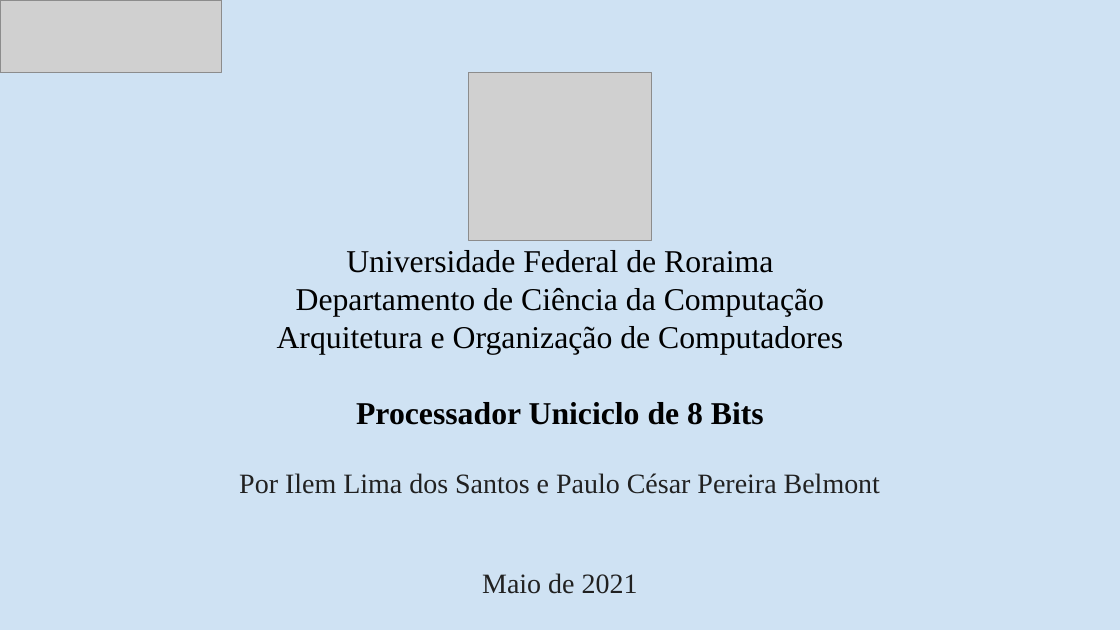
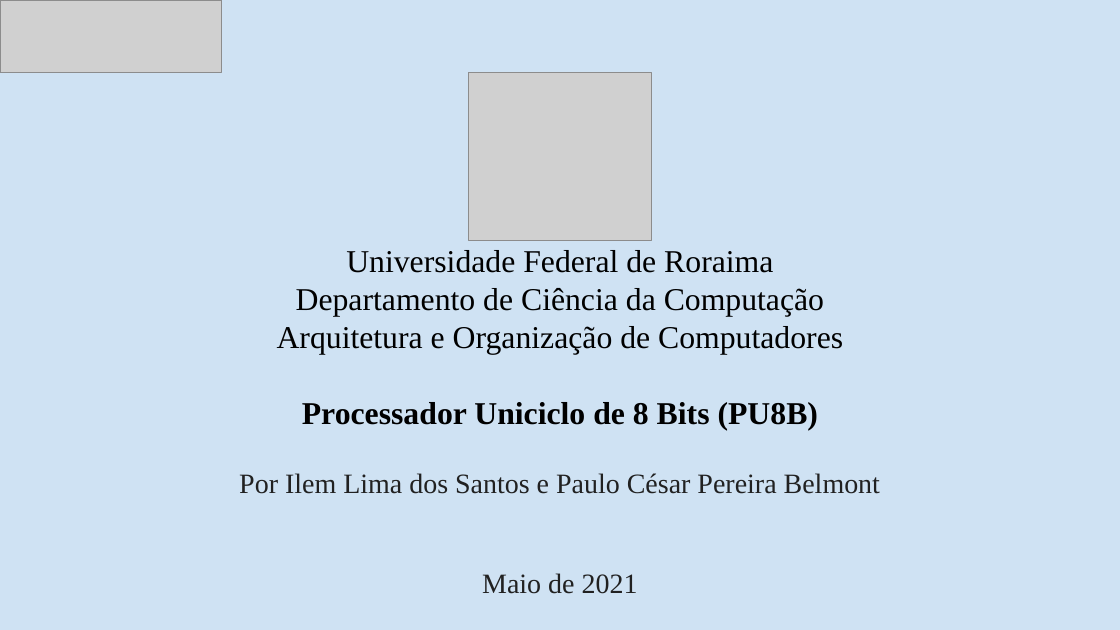
Before and after one commit to IlemSantos/AOC_IlemSantosPauloBelmont_UFRR_2020, a slide deck: slide 1 of Apresentação/ApresentaçãoPU8B.pptx. Drawn at 1120x630 pixels with LibreOffice and Linux fonts; fonts in the diff are those of the drawing; grey boxes stand for pictures. Boxes give left, top, right and bottom in pixels: in the first picture for what was removed or moved away, otherwise in the second. Text is boxed around its words. In the diff, an @@ line names an element or a change of style, - is before the commit and + after.

```diff
--- a/Apresentação/ApresentaçãoPU8B.pptx
+++ b/Apresentação/ApresentaçãoPU8B.pptx
@@ title at (302, 402, 818, 430): text changed @@
-Processador Uniciclo de 8 Bits
+Processador Uniciclo de 8 Bits (PU8B)
```
Also in this commit, not shown: 2 other slides changed, 3 other files.
